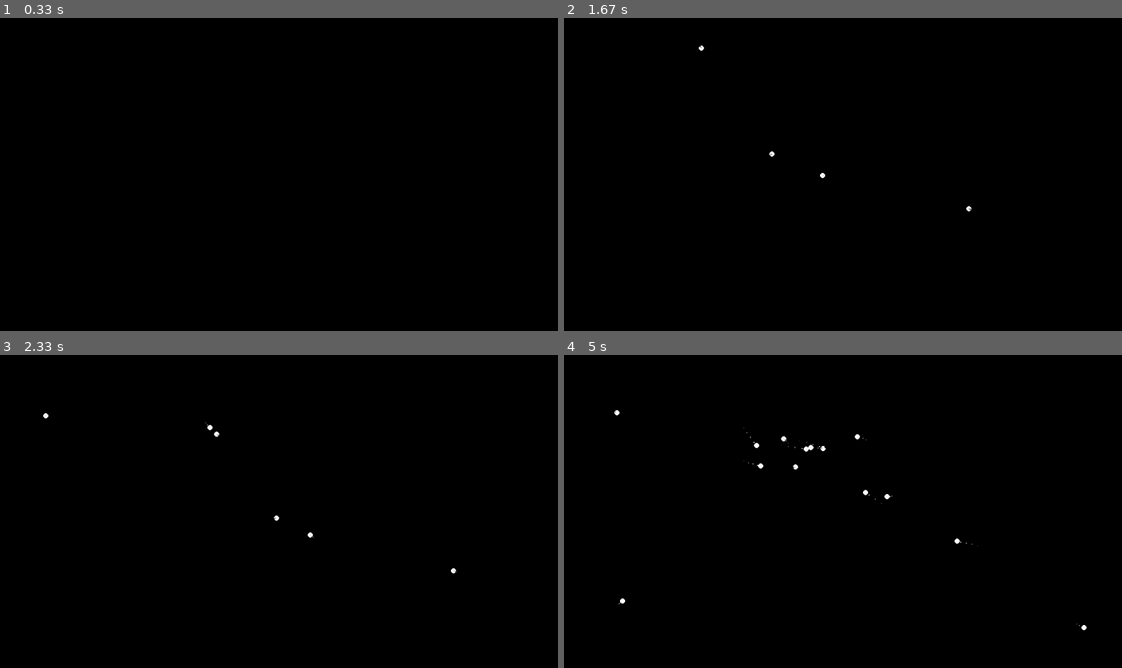
Above: before the commit, frames 1-4 (two rows, left to right).
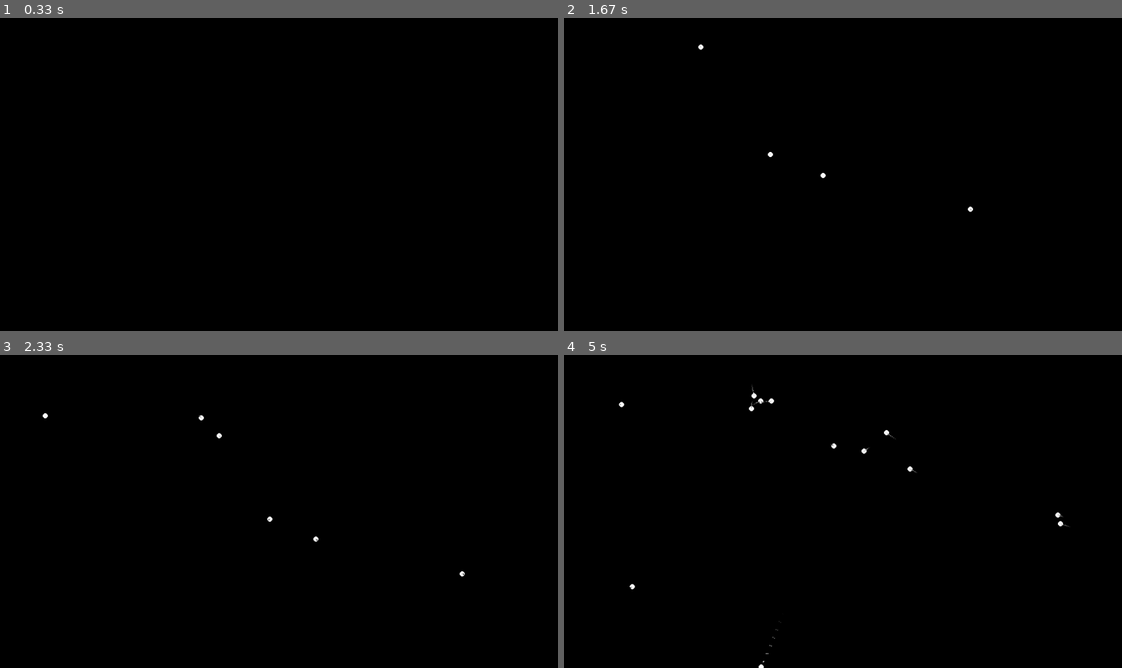
Above: after the commit, the same moments.

Repository: five-over-four/n-body-pygame
Game: pygame game, started from n-body-sim.py
The game is run twice, just before and just after one commit, with the same random seed, the same clock (stepped at 60 frames per second) and the same inputs.
Inputs (mouse positions are in pixels of both pictures, inside the frame that each line leads up to):
- Up to frame 1 (0.33 s): no input
- Up to frame 2 (1.67 s): click (815, 146) at 0.38 s; click (614, 89) at 0.72 s; click (outside the picture) at 1.05 s; click (826, 183) at 1.38 s
- Up to frame 3 (2.33 s): click (161, 408) at 1.72 s; click (5, 401) at 2.05 s
- Up to frame 4 (5 s): click (608, 436) at 2.38 s; click (843, 467) at 2.72 s; click (1049, 567) at 3.05 s; click (675, 414) at 3.38 s; click (753, 470) at 3.72 s; click (692, 395) at 4.05 s; click (586, 614) at 4.38 s; click (603, 408) at 4.72 s

Frame 1 is identical in both runs. In frame 2, less than 0.1% of the frame differs, in the area x 23-74%, y 8-63%; in frame 3, 0.2%; in frame 4, 0.5%, in the area x 8-94%, y 9-100%.

Commit message:
images added

Diff:
--- a/n-body-sim.py
+++ b/n-body-sim.py
@@ -7,8 +7,8 @@
         self.fps = 100
         self.resolution = (1280,720)
         self.center = self.resolution[0]/2, self.resolution[1]/2
-        self.gravity_constant = 0.5 # just how much we do at once.
-        self.shot_factor = 0.3 # larger number = shorter line shoots faster
+        self.gravity_constant = 0.05 # just how much we do at once.
+        self.shot_factor = 0.03 # larger number = shorter line shoots faster
 
 class Body:
     def __init__(self, x, y, m=1):
@@ -39,15 +39,16 @@
 def main(settings, screen):
 
     clock = pygame.time.Clock()
-    pygame.display.set_caption(f"N-body simulation. Default mass: 1")
     bodies = []
     shot = None # this holds a coordinate that is then moved to bodies after you're done adjusting its speed.
     mouse_toggle = False
     center_COM_toggle = True # if this is on, CENTER OF MASS is always kept centered.
     trails = []
+    trail_density = 3 # lower is more dense, down to 1.
     i = 0
     dot_count = 50 # per body
-    default_mass = 1
+    default_mass = 4
+    pygame.display.set_caption(f"N-body simulation. Default mass: {default_mass}")
 
     while True:
 
@@ -59,7 +60,7 @@
             body.tick(bodies)
 
         # draw trails
-        if i % 5 == 0:
+        if i % trail_density == 0:
             for body in bodies:
                 trails.append((body.x,body.y))
             if len(trails) > len(bodies) * dot_count: # 50 dots per body
Binary file changed: README.md
